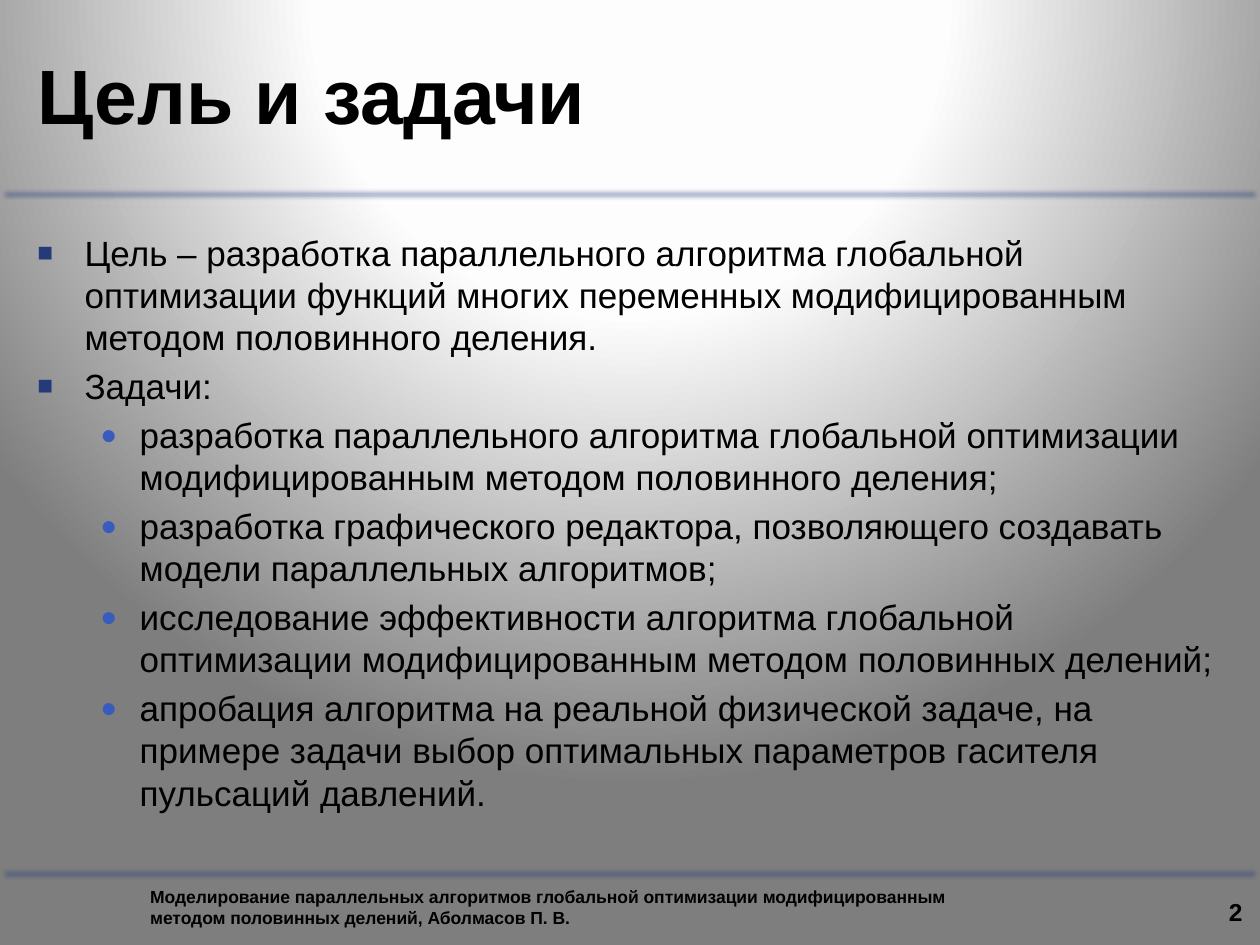
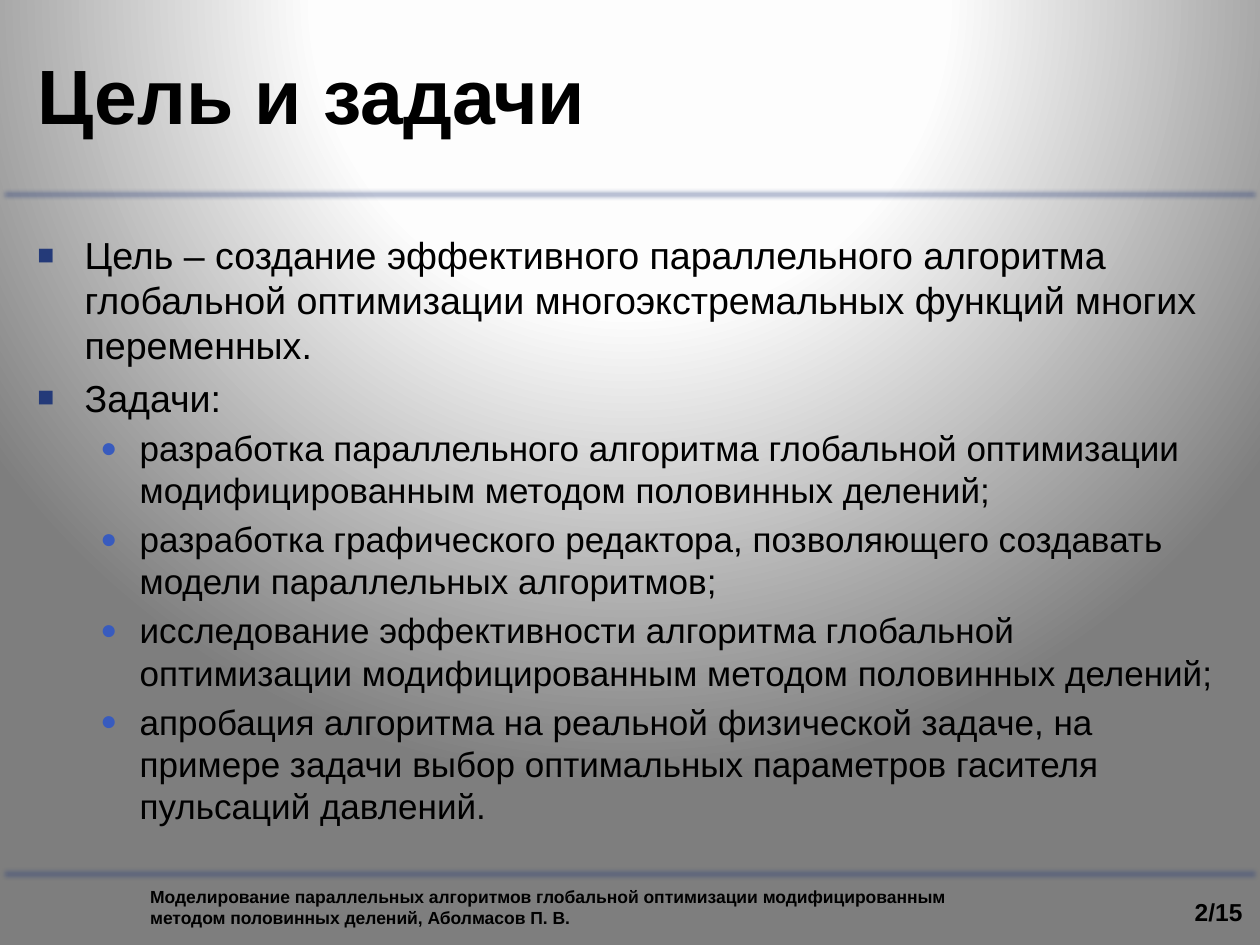
Before and after one commit to graf-abolmasov/PGraph, a slide deck: slide 2 of documentation/Презентация.pptx. Drawn at 1260x945 pixels with LibreOffice and Linux fonts; fonts in the diff are those of the drawing; background and template pictures are left out. Boxes give left, top, right and bottom in pixels: in the first picture for what was removed or moved away, otherwise in the second. Text is boxed around its words. In the diff, an @@ line names an element or a change of style, - is before the commit and + after.

```diff
--- a/documentation/Презентация.pptx
+++ b/documentation/Презентация.pptx
@@ text at bbox=[85, 241, 1196, 367]: text changed; size 20 to 21.5 pt @@
-■ Цель – разработка параллельного алгоритма глобальной оптимизации функций многих переменных модифицированным методом половинного деления.
+■ Цель – создание эффективного параллельного алгоритма глобальной оптимизации многоэкстремальных функций многих переменных.
@@ text at bbox=[85, 386, 221, 419]: size 20 to 21.5 pt in "Задачи:" @@
@@ text at bbox=[140, 435, 1179, 510]: text changed @@
-  ● разработка параллельного алгоритма глобальной оптимизации модифицированным методом половинного деления;
+  ● разработка параллельного алгоритма глобальной оптимизации модифицированным методом половинных делений;
@@ page number at bbox=[1195, 903, 1243, 922]: text changed @@
-2
+2/15
```
Also in this commit, not shown: 9 other slides changed, 1 slide removed, 6 other files.
